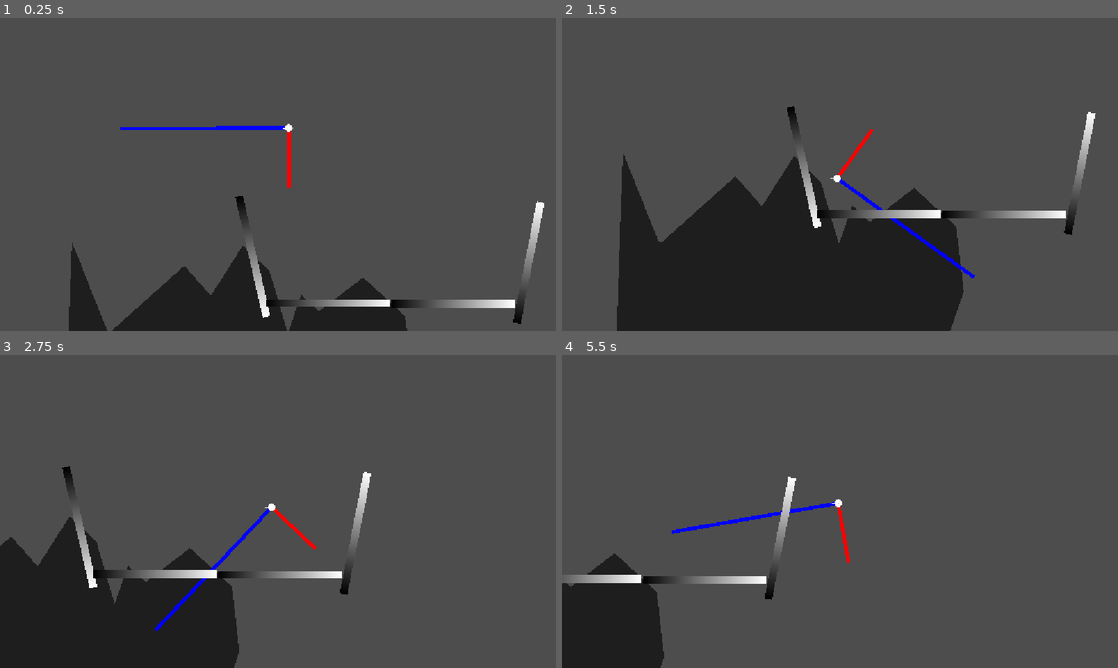
Above: before the commit, frames 1-4 (two rows, left to right).
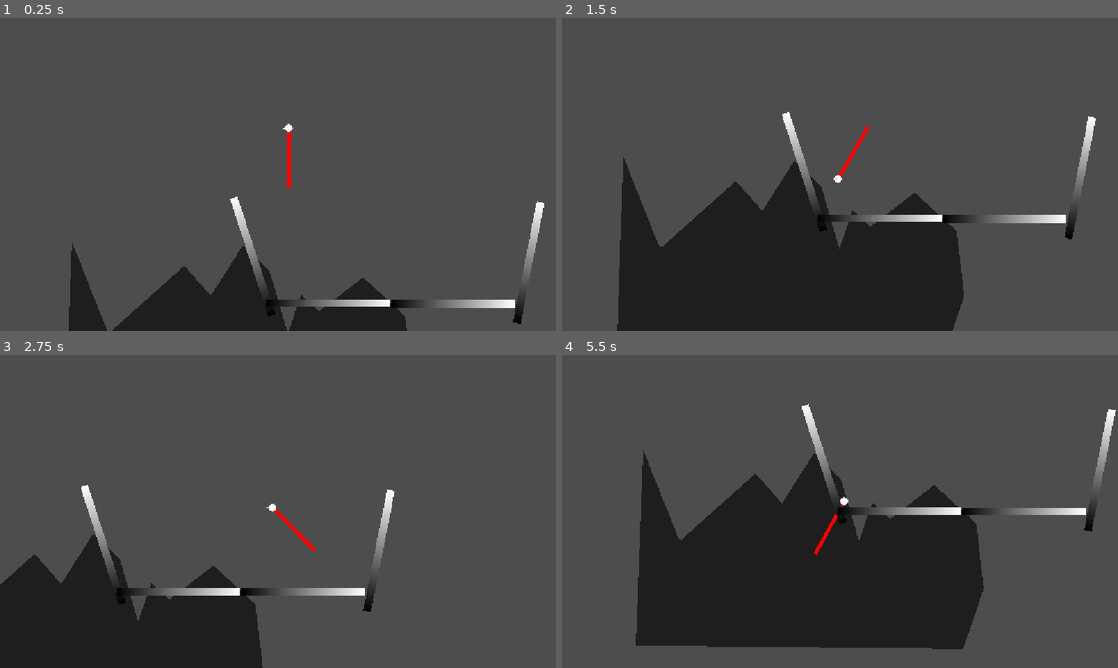
Above: after the commit, the same moments.

Repository: appellatebaton0/wierd-jam
Game: Godot game, scene res://Scenes/Main.tscn
Same seed, same stepped clock (60 frames per second), same inputs: the game is played once before the commit and once after it.
Inputs:
- Up to frame 1 (0.25 s): no input
- Up to frame 2 (1.5 s): tap Enter at 0.5 s; hold W 0.53-1.28 s; tap Space (Jump) at 0.6, 0.77, 1.07, 1.35 s
- Up to frame 3 (2.75 s): tap Space (Jump) at 1.52, 1.82, 2.1 s; hold W from 2.03 s (still down)
- Up to frame 4 (5.5 s): tap Space (Jump) at 2.85, 3.02, 3.32, 3.6, 3.77, 4.07, 4.35, 4.52, 4.82, 5.1 s; release W at 3.53 s

The runs differ from the first frame. In frame 1, 0.9% of the frame differs, in the area x 21-52%, y 34-96%; in frame 2, 3.0%; in frame 3, 7.0%; in frame 4, 34%, in the area x 0-100%, y 15-100%.

Commit message:
h4.3 - Jumping
Got jumping working, and everything is so much smoother now. Beautiful.

I- think all the cached heartbeats from being offline just got recognized - assume the missing 2 hours came from the h0.0.x and h1.0.x commits.

Diff:
--- a/Scenes/Main.tscn
+++ b/Scenes/Main.tscn
@@ -19,7 +19,7 @@
 
 [node name="LongRail4" parent="." unique_id=1357488898 instance=ExtResource("5_pbw6q")]
 position = Vector2(68.00001, -344.99997)
-rotation = 1.3460813
+rotation = 4.3993664
 flat = false
 
 [node name="LongRail" parent="." unique_id=117091569 instance=ExtResource("5_pbw6q")]
--- a/Scripts/Player.gd
+++ b/Scripts/Player.gd
@@ -31,9 +31,16 @@
 
 		if jump_buffering: # Jump
 
-			print("YUMP")
+			# Get the two options for jump directions. (Perpendiculars to current dir).
+			var a = direction.rotated(deg_to_rad(90))
+			var b = direction.rotated(deg_to_rad(-90))
 
-			velocity += Vector2(0, jump_height).rotated(direction.angle())
+			# Compare them to the direction from the rail to the player.
+			var rail_to_player = snapped_to.global_position.direction_to(global_position)
+
+			var jump_direction = a if a.dot(rail_to_player) > b.dot(rail_to_player) else b
+
+			velocity += jump_direction * jump_height
 
 			snap_buffering = SNAP_BUFFER
 
@@ -73,7 +80,17 @@
 func _draw() -> void:
 	# Debug lines to show the direction and plane parallel. NOTE: Doesn't show correctly with rotation.
 	draw_line(Vector2.ZERO, -direction * 250, Color.RED, 15)
-	draw_line(Vector2.ZERO, Vector2(0, -jump_height).rotated(direction.angle()), Color.BLUE, 15)
 
 	if snapped_to:
+		# Get the two options for jump directions. (Perpendiculars to current dir).
+		var a = direction.rotated(deg_to_rad(90))
+		var b = direction.rotated(deg_to_rad(-90))
+
+		# Compare them to the direction from the rail to the player.
+		var rail_to_player = snapped_to.global_position.direction_to(global_position)
+
+		var jump_direction = a if a.dot(rail_to_player) > b.dot(rail_to_player) else b
+
+		draw_line(Vector2.ZERO, -jump_direction * jump_height, Color.BLUE, 15)
+
 		draw_line(to_local(snapped_to.global_position), (Vector2.DOWN.rotated(snapped_to.rotation) * 250) + to_local(snapped_to.global_position), Color.GREEN, 15)
